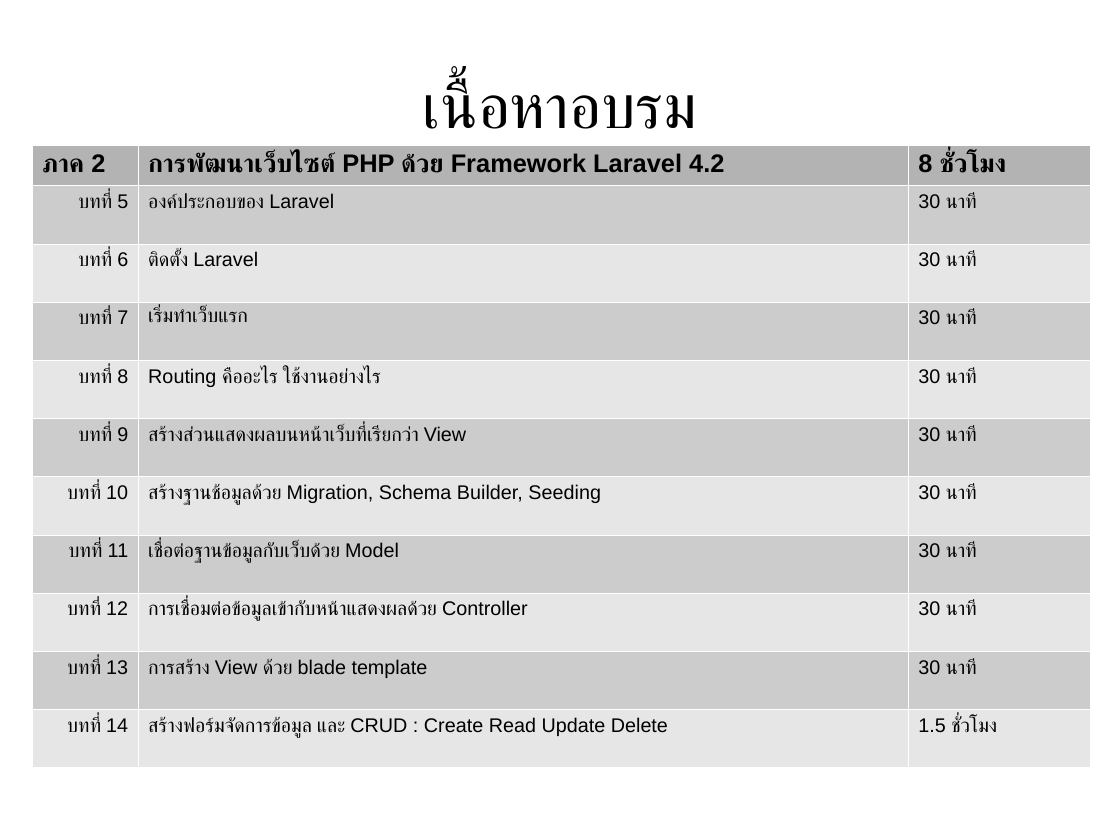
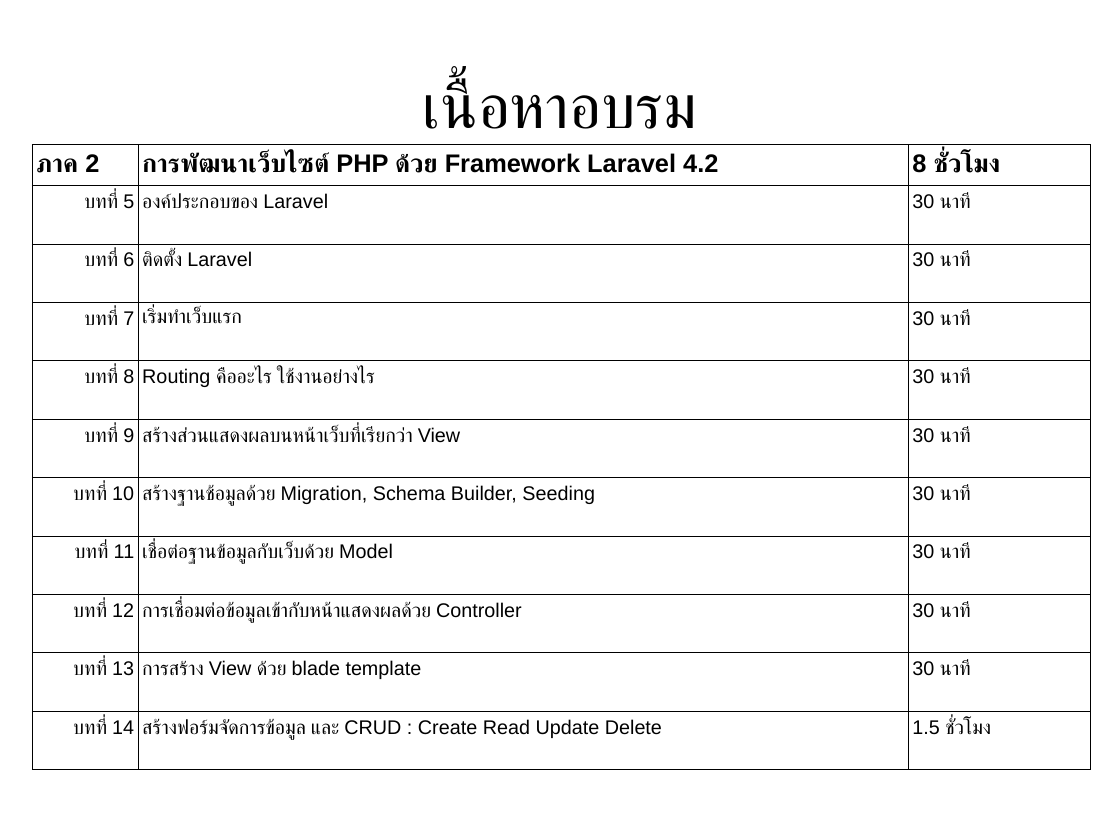
Before and after one commit to expstudio/Laravel-Course-Material, a slide deck: slide 6 of slide course.odp (slide 5 before the commit). Drawn at 1120x840 pixels with LibreOffice and Linux fonts; fonts in the diff are those of the drawing. Boxes give left, top, right and bottom in pixels: in the first picture for what was removed or moved away, otherwise in the second. Text is boxed around its words. In the diff, an @@ line names an element or a change of style, - is before the commit and + after.

```diff
--- a/slide course.odp
+++ b/slide course.odp
@@ table at box(33, 145, 1091, 766) @@
@@ fill #B3B3B3 to none in row 1 @@
@@ fill #CCCCCC to none in 15 cells @@
@@ fill #E6E6E6 to none in 15 cells @@
@@ borders changed @@
```
Also in this commit, not shown: 4 other slides changed, 26 slides added, 2 other files.
